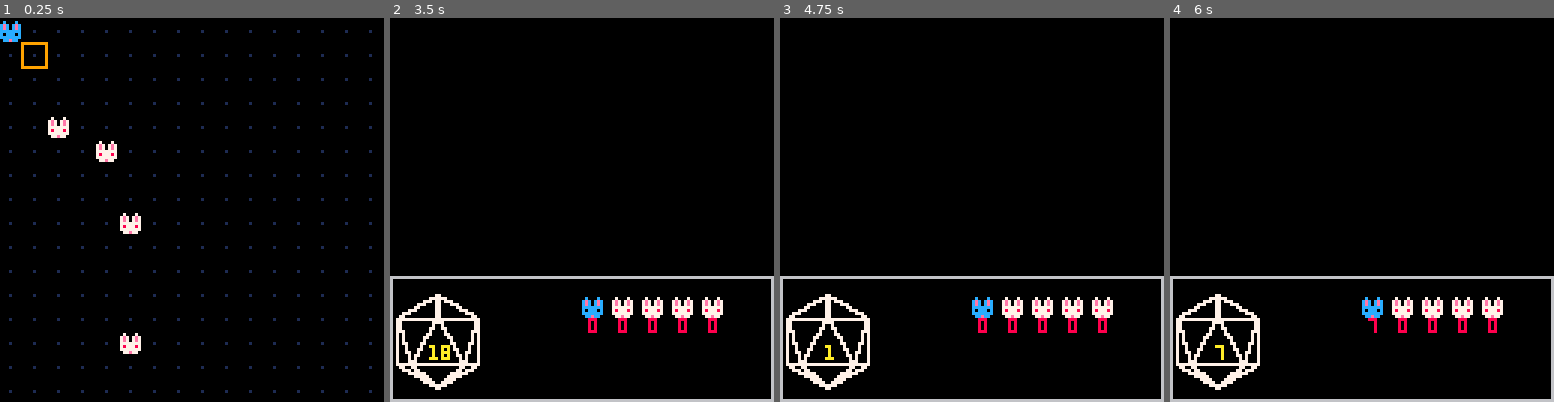
Above: before the commit, frames 1-4 (left to right).
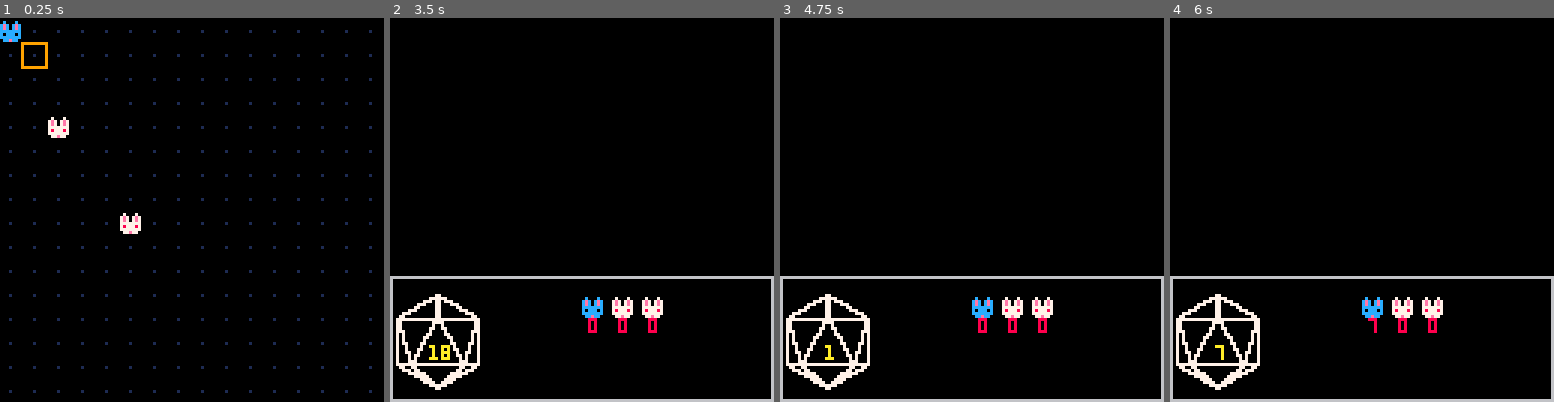
Above: after the commit, the same moments.

Repository: graphitical/d8-knight
Game: PICO-8 cartridge main.p8
Two runs of this game, one before a commit and one after it. Both use one fixed random seed, a clock stepped at 60 frames per second and the inputs below.
Inputs:
- Up to frame 1 (0.25 s): no input
- Up to frame 2 (3.5 s): tap O (Z key) at 0.33, 0.7, 1.43, 2.22, 3.1 s; tap X (X key) at 1.07, 2.07, 2.4, 2.73, 3.07, 3.4 s; hold Left 1.97-2.37 s; hold Down 2.42-2.82 s; hold Right from 2.87 s (still down)
- Up to frame 3 (4.75 s): release Right at 3.53 s; hold Up 3.58-4.08 s; tap X (X key) every 0.33 s from 3.73 to 4.73 s; tap O (Z key) at 3.98 s; hold Right 4.13-4.53 s; hold Down from 4.58 s (still down)
- Up to frame 4 (6 s): tap O (Z key) at 4.87, 5.75 s; tap X (X key) at 5.07, 5.4, 5.73 s; release Down at 5.08 s; hold Left 5.13-5.8 s; hold Up from 5.85 s (still down)

The runs differ from the first frame. In frame 1, 0.5% of the frame differs, in the area x 25-37%, y 32-88%; in frame 2, 0.6%, in the area x 73-87%, y 72-83%; in frame 3, 0.6%; in frame 4, 0.6%.

Commit message:
Clean up code bits for readability

Diff:
--- a/main.p8
+++ b/main.p8
@@ -5,14 +5,14 @@
 g = {} -- games state
 c = {} -- config
 T = 0
-debug = false
--- debug = true
+-- debug = false
+debug = true
 
 function _init()
   T = 0
   c.ents = {}
   add(c.ents,make_pc())
-  for i=1,4 do
+  for i=1,2 do
     add(c.ents,make_en())
   end
 
@@ -71,12 +71,10 @@
 end
 
 function draw_en(en,x,y)
-  local x = x or en.i*8
-  local y = y or en.j*8
+  x = x or en.i*8
+  y = y or en.j*8
   palt()
-  -- palt(0,false)
   spr(en.sp,x,y)
-  -- palt()
 end
 
 -- returns true if first flag is
@@ -160,8 +158,8 @@
 end
 
 function draw_pc(pc,x,y)
-  local x = x or pc.i*8
-  local y = y or pc.j*8
+  x = x or pc.i*8
+  y = y or pc.j*8
   if debug then
     -- Show target sprite position after animation
     palt(0,false) -- keeps black eyes as black
@@ -274,9 +271,6 @@
   rval = 21
   rtime = 2
   rcount = 0
-
-  c.num_turns = #c.players
-  c.player_turn = 1
 end
 
 function render_path(pc)
